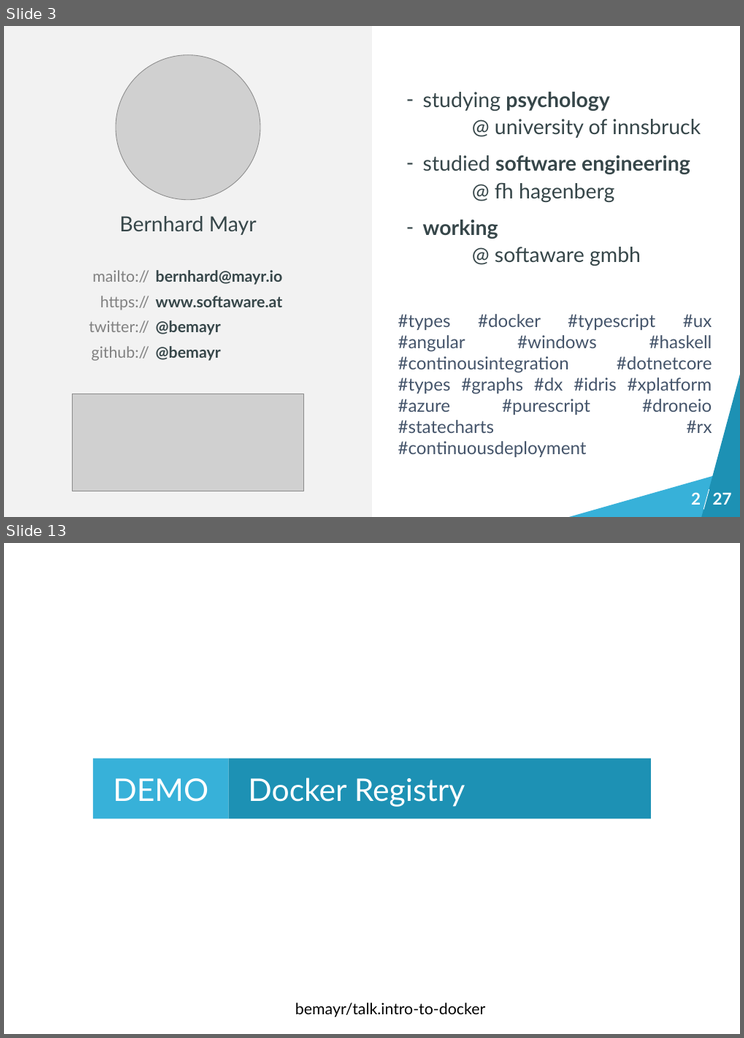
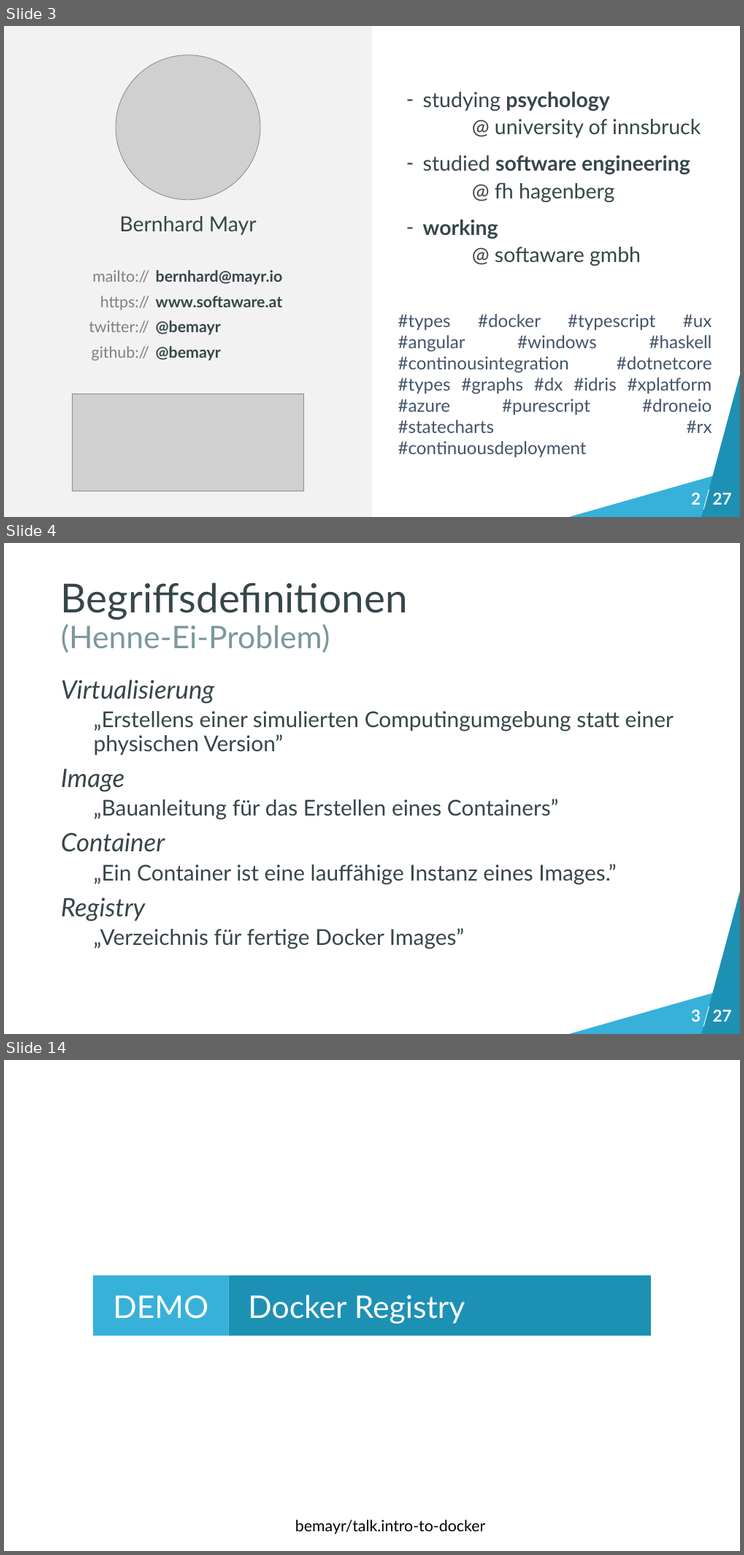
Before and after one commit to bemayr/talk.intro-to-docker, a slide deck: slides.pptx. Shown one above the other, each under a label of ours: slides 3 and 13 before the commit, slides 3, 4 and 14 after it; the slides between them are not shown. The pictures are 744x1038 and 744x1555 pixels, drawn with LibreOffice and Linux fonts; fonts in the diff are those of the drawing; grey boxes stand for pictures; background and template pictures are left out. Boxes give left, top, right and bottom in pixels: in the first picture for what was removed or moved away, otherwise in the second. Text is boxed around its words. In the diff, an @@ line names an element or a change of style, - is before the commit and + after.

```diff
--- a/slides.pptx
+++ b/slides.pptx
@@ slide 4 added at (4, 543, 740, 1034), background #FFFFFF; not listed: 4 template elements that a slide beside it also shows @@
@@ title added at (61, 582, 408, 653), 46.2 pt, text #364649 @@
+Begriffsdefinitionen
+(Henne-Ei-Problem)
@@ text added at (61, 680, 673, 949), 25.2 pt, text #364649 @@
+Virtualisierung
+  „Erstellens einer simulierten Computingumgebung statt einer physischen Version”
+Image
+  „Bauanleitung für das Erstellen eines Containers”
+Container
+  „Ein Container ist eine lauffähige Instanz eines Images.”
+Registry
+  „Verzeichnis für fertige Docker Images”
@@ text added at (691, 1009, 700, 1021), 18.9 pt, text #FFFFFF, bold @@
+3
@@ what was slide 13 is now slide 14 @@
```
Also in this commit, not shown: 23 slides changed, 1 slide removed.
